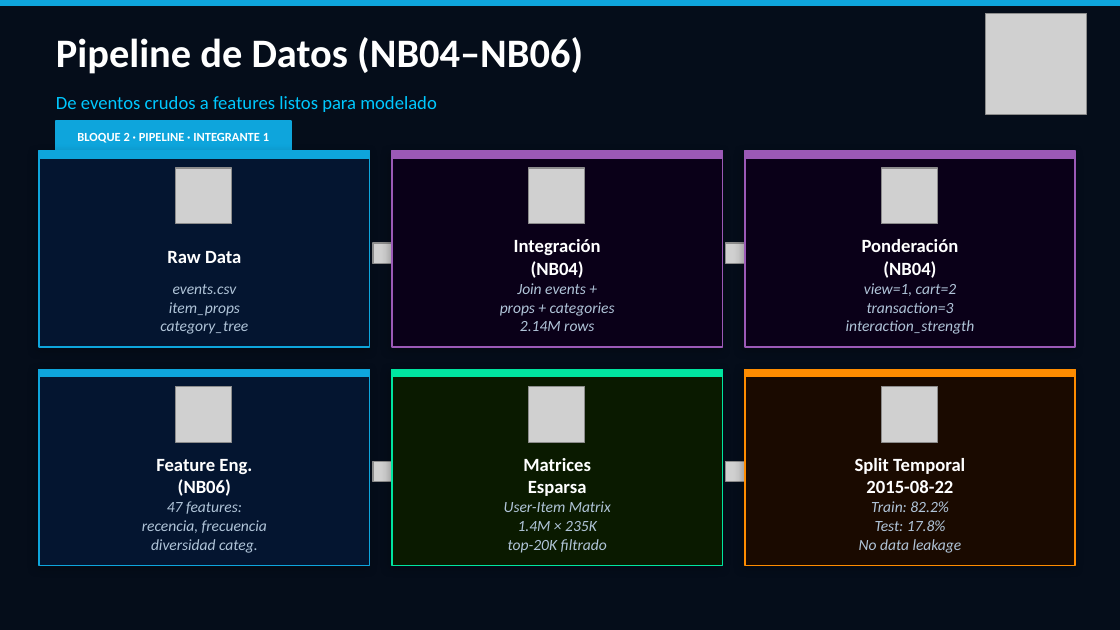
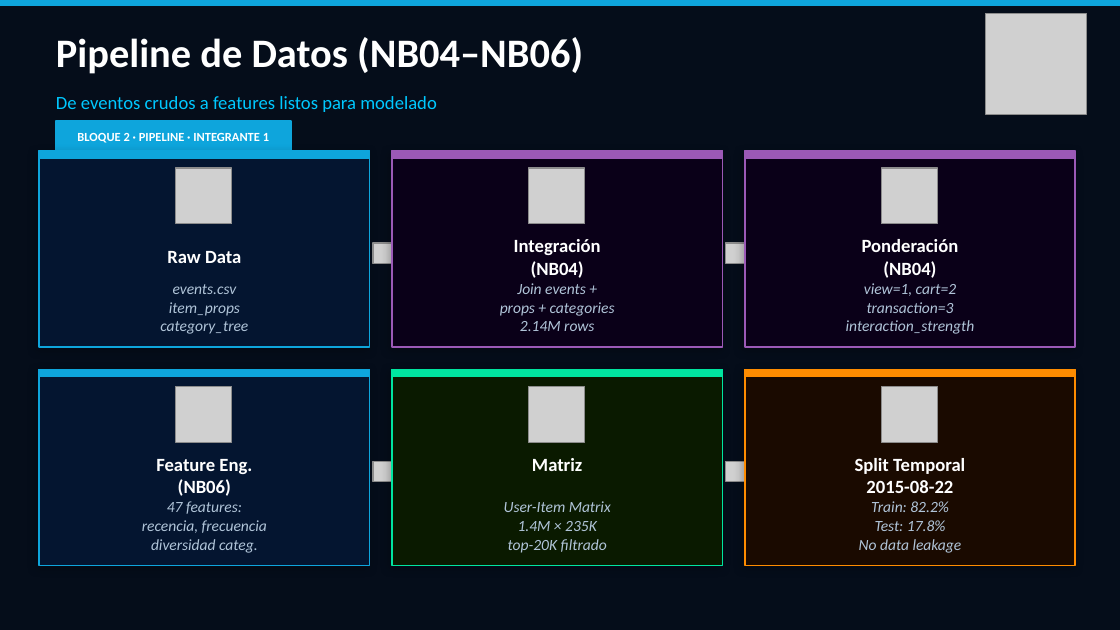
Before and after one commit to JacquetAlexis23/Nexus-RecSys, a slide deck: slide 5 of presentacion/nexus_tecnico_v2.pptx. Drawn at 1120x630 pixels with LibreOffice and Linux fonts; fonts in the diff are those of the drawing; grey boxes stand for pictures. Boxes give left, top, right and bottom in pixels: in the first picture for what was removed or moved away, otherwise in the second. Text is boxed around its words. In the diff, an @@ line names an element or a change of style, - is before the commit and + after.

```diff
--- a/presentacion/nexus_tecnico_v2.pptx
+++ b/presentacion/nexus_tecnico_v2.pptx
@@ text at box(532, 458, 582, 471): text changed @@
-Matrices
-Esparsa
+Matriz
```
Also in this commit, not shown: 4 other slides changed.
